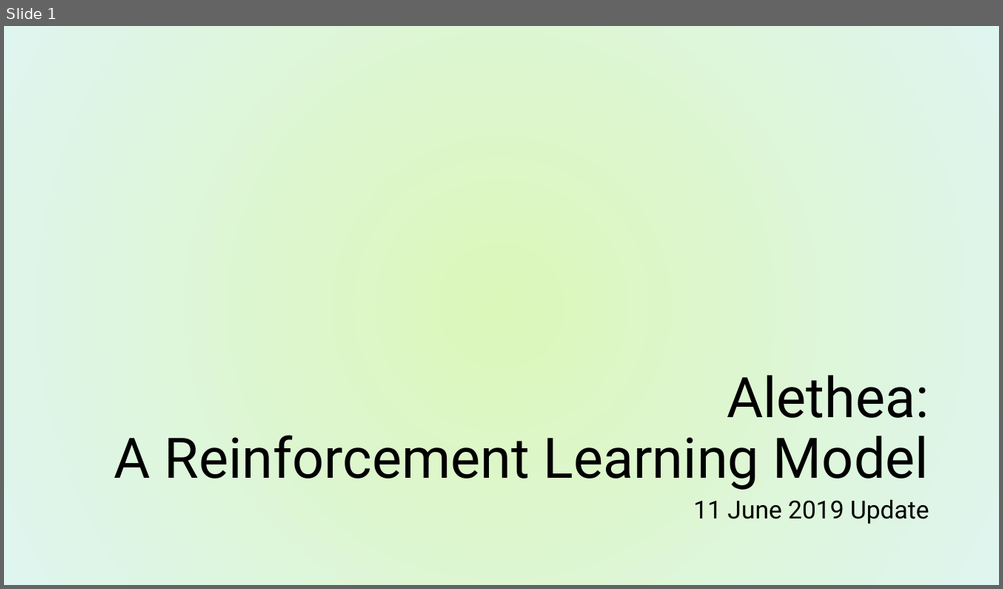
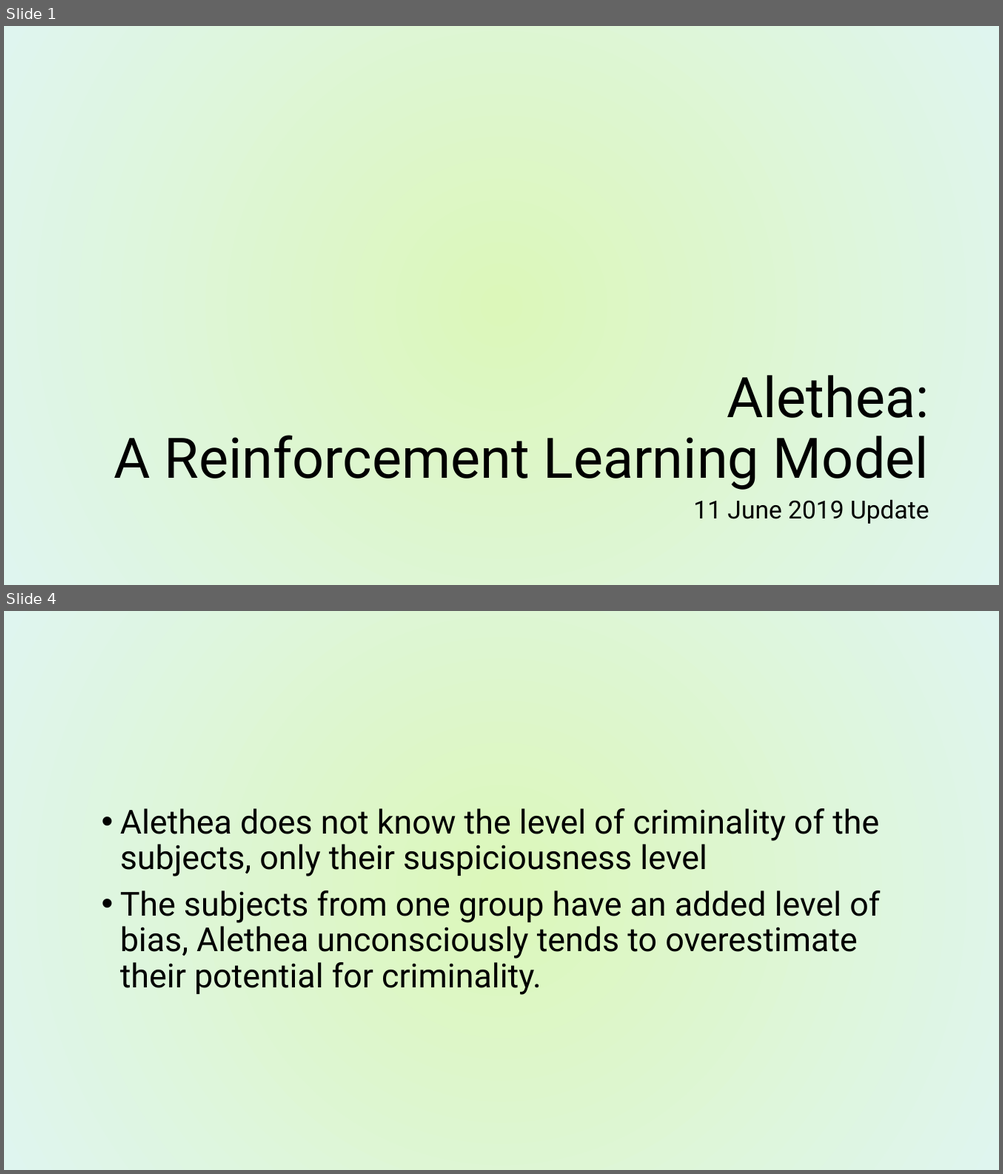
Before and after one commit to Kgatliffe/Alethea, a slide deck: Alethea11June2019.pptx. Shown one above the other, each under a label of ours: slide 1 before the commit, slides 1 and 4 after it; the slides between them are not shown. The pictures are 1003x589 and 1003x1174 pixels, drawn with LibreOffice and Linux fonts; fonts in the diff are those of the drawing; background and template pictures are left out. Boxes give left, top, right and bottom in pixels: in the first picture for what was removed or moved away, otherwise in the second. Text is boxed around its words. In the diff, an @@ line names an element or a change of style, - is before the commit and + after.

```diff
--- a/Alethea11June2019.pptx
+++ b/Alethea11June2019.pptx
@@ slide 4 added at <box>4,611,999,1170</box>, background picture (left out) @@
@@ text added at <box>120,809,879,995</box>, 32 pt, text #000000 @@
+• Alethea does not know the level of criminality of the subjects, only their suspiciousness level
+• The subjects from one group have an added level of bias, Alethea unconsciously tends to overestimate their potential for criminality.
```
Also in this commit, not shown: 6 other slides added, 2 slides removed, 46 other files.
